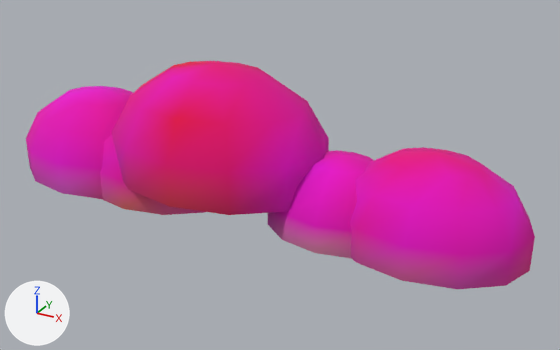
The glTF model ArtSource/Exports/Environment/Cloud_01.glb, before and after one commit.
The view is the same before and after, from a 50 mm lens placed at (4.62, -7.4, 4.28), pointed at (0.54, 0.01, 0.58). Arrows for +X, +Y and +Z are at lower left; the lights stay in place. The picture after the commit comes second.

Names of what the first picture shows: 'Cloud_01'.
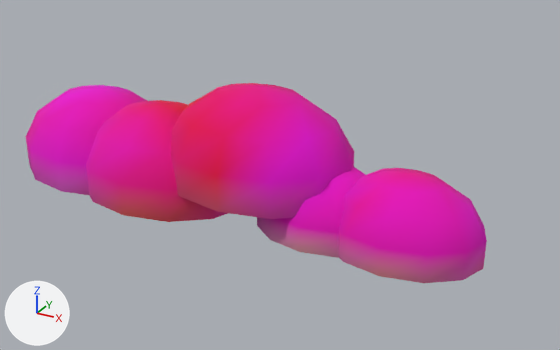
Location of each change, (x1, y1, x2, y2) in pixels of the pictures (560 x 350 px; the box of a moved part takes in the faces that stretch with it):
'Cloud_01', reshaped, recoloured (9% narrower, 12% shorter): before (26, 61, 535, 289); after (26, 83, 487, 283)
part 1 of me_cloud_01, moved or reshaped: before (100, 134, 204, 215); after (86, 100, 228, 222)
part 2 of me_cloud_01, moved or reshaped: before (112, 61, 329, 215); after (171, 83, 354, 219)
part 3 of me_cloud_01, moved or reshaped: before (267, 150, 374, 259); after (257, 166, 366, 258)
part 4 of me_cloud_01, moved or reshaped: before (350, 147, 535, 289); after (338, 168, 487, 283)
part 5 of me_cloud_01, recoloured: before (26, 61, 535, 289); after (26, 83, 487, 283)

The edits, one by one:
me_cloud_01 is used by ob_cloud_01; location (0.0, 0.0, 0.0).
me_cloud_01 had 370 vertices, 720 faces and spanned x -3.3..3.5, y -1.12..0.98, z 0.0..1.86.
me_cloud_01 now has 370 vertices, 720 faces and spans x -3.35..3.06, y -0.98..0.9, z 0.0..1.65.
me_cloud_01 part 1: the loose piece of 74 vertices spanning x -2.23..-0.13, y -0.83..0.75, z 0.0..1.13 is scaled about its middle by 1.1, then moved by (0.11, -0.07, 0.06).
me_cloud_01 part 2: the loose piece of 74 vertices spanning x -1.65..1.14, y -1.12..0.98, z 0.35..1.86 is scaled about its middle by 0.861, then moved by (0.52, 0.03, -0.1).
me_cloud_01 part 3: the loose piece of 74 vertices spanning x 0.43..2.25, y -0.66..0.7, z 0.0..0.98 is scaled about its middle by 0.916, then moved by (-0.16, -0.11, -0.04).
me_cloud_01 part 4: the loose piece of 74 vertices spanning x 1.29..3.5, y -0.77..0.89, z 0.0..1.19 is scaled about its middle by 0.816, then moved by (-0.24, -0.16, -0.11).
me_cloud_01 part 5: 720 faces centred in x -3.25..3.45, y -1.07..0.93, z 0.0..1.78 are repainted in the vertex colours; the middle colour goes from pink #ff00c0 to pink #ff00c5.
Other edits to the shape of me_cloud_01 do not show in these pictures.
